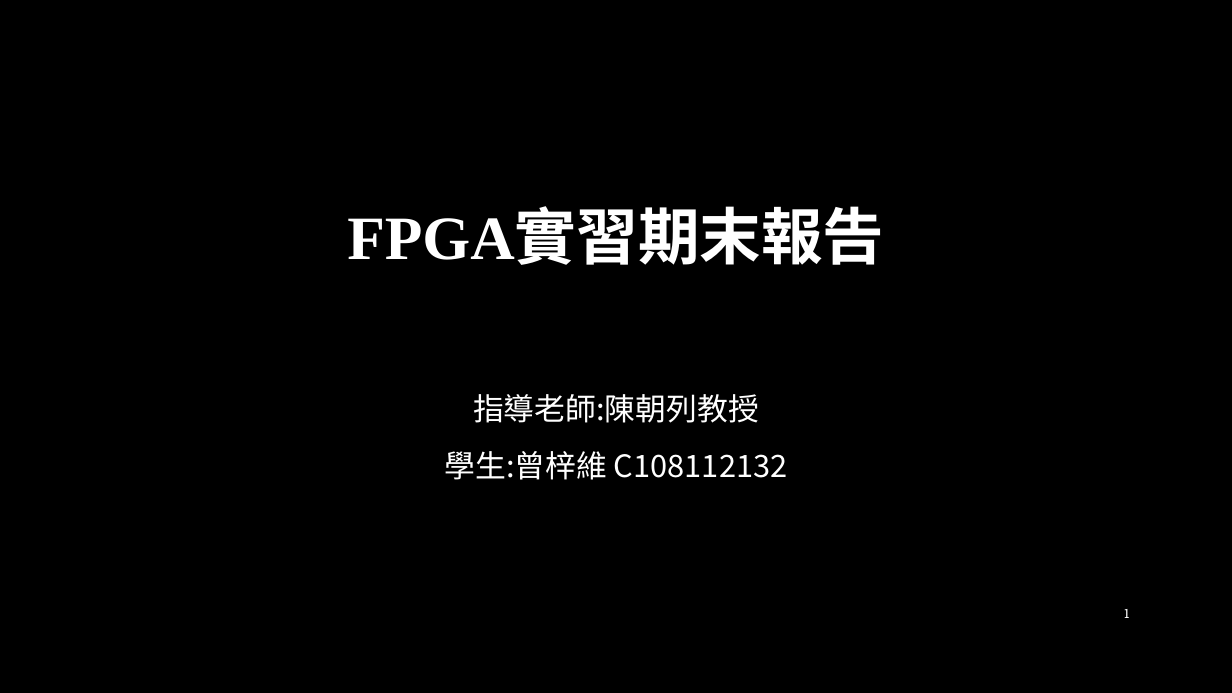
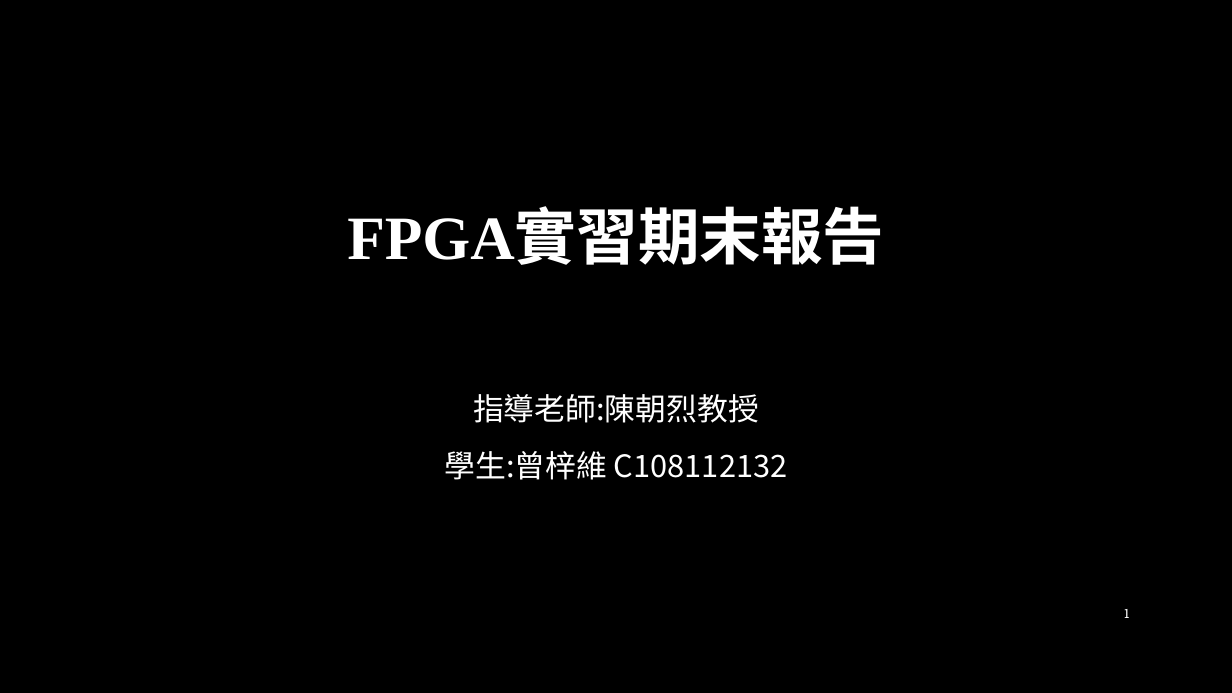
Before and after one commit to c108112168/111-1FPGA, a slide deck: slide 1 of pingpong_data_transport/PPT/FPGA實習期末報告.pptx. Drawn at 1232x693 pixels with LibreOffice and Linux fonts; fonts in the diff are those of the drawing; background and template pictures are left out. Boxes give left, top, right and bottom in pixels: in the first picture for what was removed or moved away, otherwise in the second. Text is boxed around its words. In the diff, an @@ line names an element or a change of style, - is before the commit and + after.

```diff
--- a/pingpong_data_transport/PPT/FPGA實習期末報告.pptx
+++ b/pingpong_data_transport/PPT/FPGA實習期末報告.pptx
@@ subtitle at (473, 394, 759, 423): text changed @@
-指導老師:陳朝列教授
+指導老師:陳朝烈教授
```
Also in this commit, not shown: 2 other slides changed.
